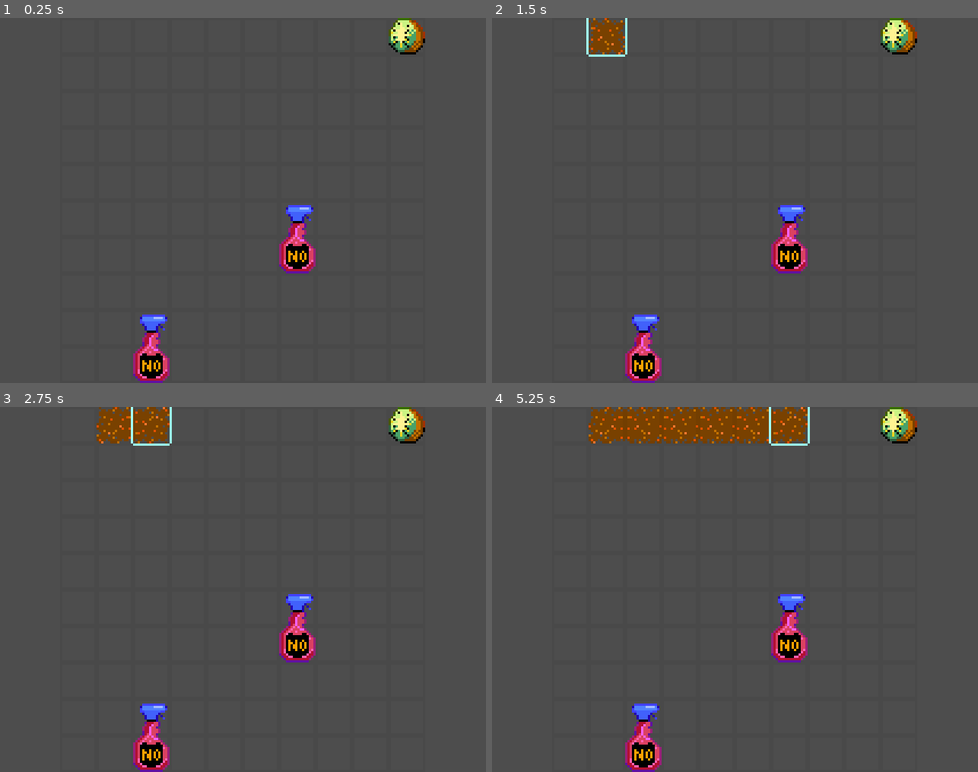
Above: before the commit, frames 1-4 (two rows, left to right).
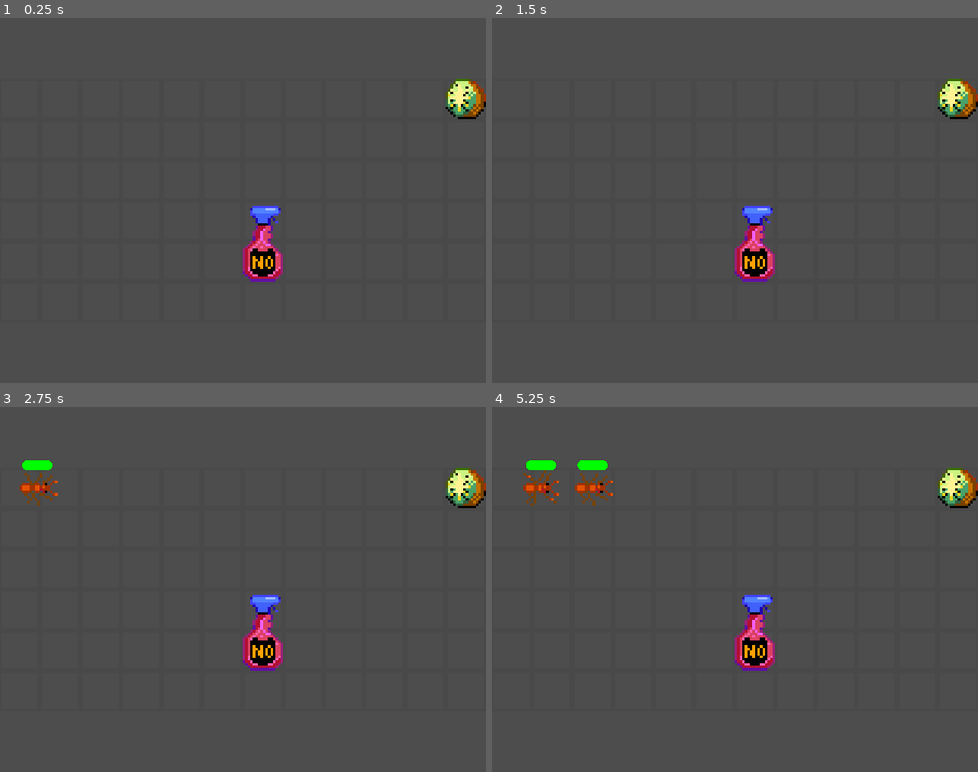
Above: after the commit, the same moments.

Repository: pmaitland/GGJ2026
Game: Godot game, scene res://scenes/main.tscn
Same seed, same stepped clock (60 frames per second), same inputs: the game is played once before the commit and once after it.
Inputs (mouse positions are in pixels of both pictures, inside the frame that each line leads up to):
- Up to frame 1 (0.25 s): no input
- Up to frame 2 (1.5 s): tap Enter at 0.5 s; move the mouse to (569, 36) at 0.52 s; click (569, 36) at 0.67 s; tap Space at 1.25 s; move the mouse to (608, 36) at 1.27 s; click (608, 36) at 1.42 s
- Up to frame 3 (2.75 s): tap Enter at 2 s; move the mouse to (150, 425) at 2.02 s; click (150, 425) at 2.17 s
- Up to frame 4 (5.25 s): move the mouse to (681, 425) at 2.77 s; click (681, 425) at 2.92 s; move the mouse to (715, 425) at 3.52 s; click (715, 425) at 3.67 s; move the mouse to (754, 425) at 4.27 s; click (754, 425) at 4.42 s; move the mouse to (788, 425) at 5.02 s; click (788, 425) at 5.17 s

The runs differ from the first frame. In frame 1, 4.5% of the frame differs, in the area x 27-100%, y 0-100%; in frame 2, 5.2%; in frame 3, 6.3%; in frame 4, 9.4%, in the area x 6-100%, y 0-100%.

Commit message:
configuring lvls

Diff:
--- a/mask/scripts/cell.gd
+++ b/mask/scripts/cell.gd
@@ -10,6 +10,11 @@
 
 
 func disable() -> void:
+	if disabled():
+		return
+	if not get_parent().has_cinnamon():
+		return
+
 	AStar.set_disabled(AStar.global_to_cell(global_position), true)
 	if disabled():
 		get_parent().place_cinnamon(global_position)
--- a/mask/scripts/grid.gd
+++ b/mask/scripts/grid.gd
@@ -1,12 +1,9 @@
 extends Node
 
 
-@export var width: int = 10
-@export var height: int = 10
 @export var start: Vector2i = Vector2i(0, 0)
-@export var end: Vector2i = Vector2i(9, 9)
-@export var ant_count: int = 10
-@export var spray_bottles: Array[Vector2i]
+@export var end: Vector2i
+var level
 
 @onready var ant_scene: PackedScene  = load("res://scenes/ants/ant.tscn")
 @onready var fast_ant_scene: PackedScene = load("res://scenes/ants/fast_ant.tscn")
@@ -24,14 +21,27 @@
 
 var ant_spawn_timer: Timer
 var ant_spawn_cooldown: float = 2
-var current_level = Level.level1
-
+
+var height: int = 10
+var width: int = 10
 var cells: Array[Node2D] = []
 var cinnamon: TileMapLayer
 var kiwi: Node2D
+var cinnamon_placed: int = 0
 
 
 func _ready() -> void:
+	level = Level.get_level(Level.current_level)
+	print(level)
+	height = level["grid"].y
+	width = level["grid"].x
+	if "start" in level:
+		start = level["start"]
+	if "end" in level:
+		end = level["end"]
+	else:
+		end = Vector2i(width - 1, height - 1)
+
 	ant_spawn_timer = Timer.new()
 	ant_spawn_timer.one_shot = true
 	add_child(ant_spawn_timer)
@@ -49,27 +59,46 @@
 
 
 func _next_ant() -> PackedScene:
-	var scene = _get_ant_scene(current_level.get_ant())
-	current_level.next()
+	var ant_hoard = level["ants"]
+	var scene = _get_ant_scene(ant_hoard.get_ant())
+	ant_hoard.next()
 	return scene
 
 
+func is_ants_remaining() -> bool:
+	for child in get_children():
+		if child is Ant:
+			return true
+	return false
+
+
 func _process(_delta) -> void:
-	if ant_spawn_timer.is_stopped() and current_level.should_continue():
-		var scene = _next_ant()
-		if scene:
-			var ant: Node2D = scene.instantiate()
-			ant.position = start
-			@warning_ignore("standalone_ternary")
-			ant.connect("got_da_kiwi", ant_got_da_kiwi) if ant.name == "Ant" else ant.find_child("Ant").connect("got_da_kiwi", ant_got_da_kiwi)
-			add_child(ant)
+	if ant_spawn_timer.is_stopped():
+		if level["ants"].should_continue():
+			var scene = _next_ant()
+			if scene:
+				var ant: Node2D = scene.instantiate()
+				ant.position = start
+				@warning_ignore("standalone_ternary")
+				ant.connect("got_da_kiwi", ant_got_da_kiwi) if ant.name == "Ant" else ant.find_child("Ant").connect("got_da_kiwi", ant_got_da_kiwi)
+				add_child(ant)
+
+		elif not is_ants_remaining():
+			complete_level()
 
 		ant_spawn_timer.start(ant_spawn_cooldown)
+
+
+func complete_level():
+	print('Level completed!')
+	if Level.is_more_levels():
+		Level.next_level()
+		get_tree().reload_current_scene()
 
 
 func _create_spray_bottles() -> void:
 	var spray_bottle_scene: PackedScene = load("res://scenes/tower.tscn")
-	for coords in spray_bottles:
+	for coords in level["sprays"]:
 		var spray_bottle: Node2D = spray_bottle_scene.instantiate()
 		spray_bottle.position = AStar.cell_to_global(coords)
 		add_child(spray_bottle)
@@ -88,9 +117,15 @@
 			cinnamon.set_cell(AStar.global_to_cell(cell.global_position), 0, Vector2(1, 1))
 
 
+func has_cinnamon() -> bool:
+	return cinnamon_placed < level["cinnamon"]
+
+
 func place_cinnamon(pos: Vector2) -> void:
+	cinnamon_placed += 1
 	var cell: Vector2 = AStar.global_to_cell(pos)
 	_update_cinnamon(cell)
+
 	if cell.y > 0:
 		_update_cinnamon(Vector2(cell.x, cell.y-1))
 	if cell.y < height-1:
--- a/mask/scripts/level.gd
+++ b/mask/scripts/level.gd
@@ -1,6 +1,8 @@
 extends Node
 
 enum AntType { None, Basic, Fast, Bulky }
+
+var current_level = 1
 
 
 class AntGroup extends Object:
@@ -35,11 +37,52 @@
 
 
 
-var level1 = AntHoard.new([
-	AntGroup.new(Level.AntType.None, 5),
-	AntGroup.new(Level.AntType.Basic, 10),
-	AntGroup.new(Level.AntType.None, 5),
-	AntGroup.new(Level.AntType.Fast, 2),
-	AntGroup.new(Level.AntType.None, 5),
-	AntGroup.new(Level.AntType.Bulky, 2),
-])
+class LevelConfig:
+	var ants: AntHoard
+	var grid_size: Vector2i
+	var spray_bottles: Array[Vector2i]
+	var cinnamon_limit: int
+
+
+func get_level(level_number: int) -> Dictionary:
+	return levels[level_number - 1]
+
+
+func is_more_levels() -> int:
+	return current_level < levels.size()
+
+
+func next_level() -> void:
+	current_level += 1
+
+
+var levels = [
+	{ # 1
+		"ants": AntHoard.new([
+			AntGroup.new(Level.AntType.None, 1),
+			AntGroup.new(Level.AntType.Basic, 5),
+		]),
+		"grid": Vector2i(12, 6),
+		"sprays": [
+			Vector2i(6, 4),
+		],
+		"cinnamon": 10,
+		"end": Vector2i(11, 0),
+		"kiwi_health": 1,
+	},
+	{ # 2
+		"ants": AntHoard.new([
+			AntGroup.new(Level.AntType.None, 5),
+			AntGroup.new(Level.AntType.Basic, 5),
+			AntGroup.new(Level.AntType.None, 1),
+			AntGroup.new(Level.AntType.Bulky, 1),
+		]),
+		"grid": Vector2i(16, 8),
+		"sprays": [
+			Vector2i(4, 6),
+			Vector2i(12, 1),
+		],
+		"cinnamon": 5,
+		"kiwi_health": 3,
+	}
+]
Not shown: 1 places in mask/scenes/main.tscn that only renumber resources
